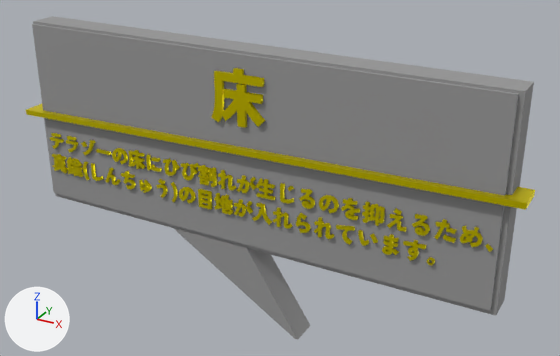
An edit to the glTF model assets/fukidasi/egodeta/GLB/fukidasi-yuka.glb, drawn before and after from the same camera.
The view is the same before and after, from a 50 mm lens placed at (8.22, -12.76, 6.72), pointed at (0.78, 0.77, -0.04). Every picture has the same lights, and +X, +Y and +Z are marked at lower left. The first picture is the older version. Where no turn or scale is listed for an object, it has been applied to the vertices. Vertices at exactly the same position are counted once.

The first picture shows 'テキスト', 'テキスト.002', '立方体', '立方体.001', '立方体.002', '立方体.004'.
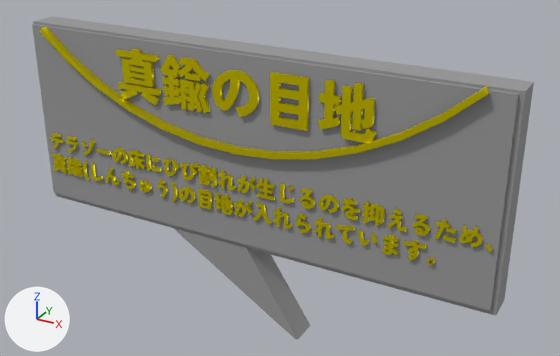
What the commit changed:
me_テキスト is used by ob_テキスト_002; location (-0.41, 0.11, 1.41); rotation (1.571, 0.0, 0.0), in degrees (90, 0, 0); scale (1.58, 1.58, 1.0).
me_テキスト had 546 vertices, 1088 faces and spanned x 0.008..0.813, y -0.06..0.698, z -0.17..0.17.
me_テキスト now has 4286 vertices, 8588 faces and spans x 0.036..4.161, y -0.076..0.707, z -0.17..0.17.
me_テキスト part 1: 546 vertices removed from x 0.008..0.813, y -0.06..0.698, z -0.17..0.17; 4286 vertices added at x 0.036..4.161, y -0.076..0.707, z -0.17..0.17.
me_立方体_002 is used by ob_立方体_004; location (0.21, 0.18, 0.78).
me_立方体_002 had 52 vertices, 100 faces and spanned x -5.91..5.91, y -0.32..0.32, z -0.17..0.17.
me_立方体_002 now has 52 vertices, 100 faces and spans x -5.13..5.03, y -0.32..0.32, z -0.06..2.07.
me_立方体_002 part 2: 24 of 52 vertices moved; they spanned x -5.91..-0.98, y -0.32..0.32, z -0.17..0.04 and now span x -5.13..-0.91, y -0.32..0.32, z -0.01..2.02; mean shift (0.36, 0.0, 0.9); largest move (-5.91, -0.32, -0.05) -> (-5.05, -0.32, 2.02).
me_立方体_002 part 3: 24 of 52 vertices moved; they spanned x 0.98..5.91, y -0.32..0.32, z -0.04..0.17 and now span x 0.92..5.03, y -0.32..0.32, z 0.01..2.07; mean shift (-0.4, 0.0, 0.81); largest move (5.91, -0.32, 0.17) -> (4.95, -0.32, 2.07).
Object 'テキスト.002' (ob_テキスト_002) moves from (-0.41, 0.11, 1.41) to (-2.88, 0.11, 1.55).
Object 'テキスト.002' (ob_テキスト_002) is rescaled from (1.58, 1.58, 1.0) to (1.47, 1.47, 1.0).

Pixel boxes [x1, y1, x2, y2] of what changed, in the pictures (560 x 356 px; the box of a moved part takes in the faces that stretch with it):
'テキスト.002', reshaped, moved, rescaled (366% wider, 56% taller): before [211, 68, 266, 128]; after [116, 49, 376, 143]
'立方体.004', reshaped (11% narrower, 24% taller): before [26, 104, 535, 210]; after [39, 27, 490, 159]
part 2 of me_立方体_002, moved or reshaped: before [26, 104, 239, 154]; after [39, 27, 239, 154]
part 3 of me_立方体_002, moved or reshaped: before [235, 147, 535, 210]; after [235, 86, 490, 159]
